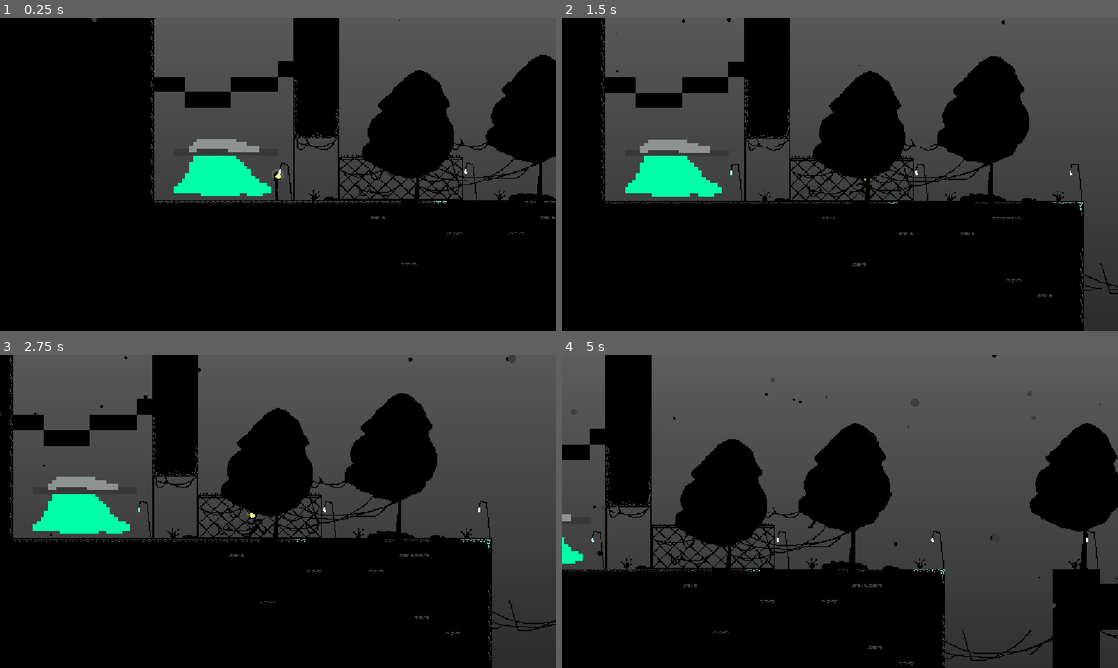
Above: before the commit, frames 1-4 (two rows, left to right).
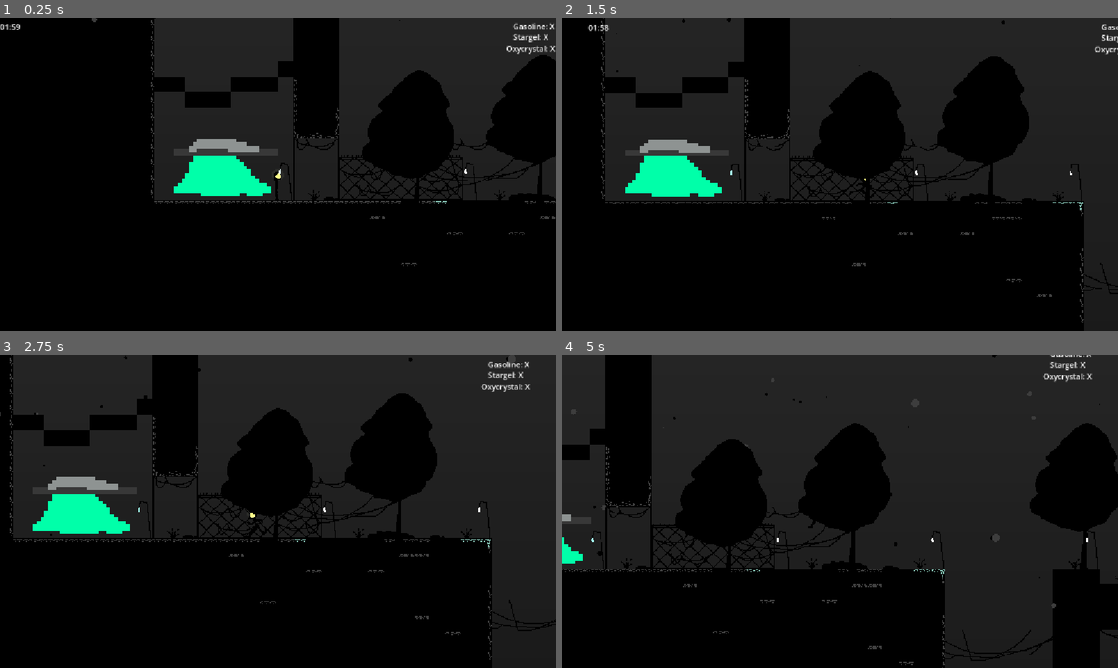
Above: after the commit, the same moments.

Repository: RainbowDash0804/Haven-Game
Game: Godot game, scene res://world.tscn
The game is run twice, just before and just after one commit, with the same random seed, the same clock (stepped at 60 frames per second) and the same inputs. The project has no main scene, so this scene is started directly.
Inputs:
- Up to frame 1 (0.25 s): no input
- Up to frame 2 (1.5 s): tap Enter (ui_accept) at 0.5, 0.77 s; hold Right (ui_right) from 0.53 s (still down)
- Up to frame 3 (2.75 s): tap Enter (ui_accept) at 1.52 s; release Right (ui_right) at 2.03 s; hold Left (ui_left) from 2.03 s (still down)
- Up to frame 4 (5 s): release Left (ui_left) at 2.78 s; hold Right (ui_right) 2.78-4.28 s; tap Enter (ui_accept) at 3.02, 3.77, 4.52 s; hold Left (ui_left) from 4.28 s (still down)

The runs differ from the first frame. In frame 1, 27% of the frame differs, in the area x 0-100%, y 0-59%; in frame 2, 39%; in frame 3, 43%; in frame 4, 53%, in the area x 0-100%, y 0-87%.

Commit message:
ganme

Diff:
--- a/bounce/bounce_man.tscn
+++ b/bounce/bounce_man.tscn
@@ -3,6 +3,7 @@
 [ext_resource type="Texture2D" uid="uid://cj4ahg1737uli" path="res://New Piskel (1).png" id="1_7soc0"]
 [ext_resource type="Script" uid="uid://cnlomgcgwvw8b" path="res://character_body_2d.gd" id="1_53rx0"]
 [ext_resource type="Texture2D" uid="uid://i050ywhvfapa" path="res://circle-symbol-graphic-free-png.webp" id="2_53rx0"]
+[ext_resource type="Script" uid="uid://dfuo2v2ruwf5u" path="res://timer.gd" id="4_wcbwc"]
 
 [sub_resource type="RectangleShape2D" id="RectangleShape2D_6hadj"]
 size = Vector2(15, 58)
@@ -92,6 +93,8 @@
 "speed": 10.0
 }]
 
+[sub_resource type="Theme" id="Theme_6hadj"]
+
 [node name="BounceMan" type="Node2D" unique_id=507666928]
 
 [node name="CharacterBody2D" type="CharacterBody2D" parent="." unique_id=1331981265]
@@ -140,3 +143,40 @@
 animation = &"Idle"
 autoplay = "Idle"
 frame_progress = 0.019960906
+
+[node name="GasLabel" type="Label" parent="CharacterBody2D" unique_id=1431018459]
+offset_left = 487.0
+offset_top = -322.0
+offset_right = 573.0
+offset_bottom = -299.0
+theme = SubResource("Theme_6hadj")
+text = "Gasoline: X"
+
+[node name="StargelLabel" type="Label" parent="CharacterBody2D" unique_id=1371769843]
+offset_left = 487.0
+offset_top = -300.0
+offset_right = 573.0
+offset_bottom = -277.0
+theme = SubResource("Theme_6hadj")
+text = "Stargel: X"
+
+[node name="OxyCrylabel" type="Label" parent="CharacterBody2D" unique_id=897464471]
+offset_left = 473.0
+offset_top = -276.0
+offset_right = 573.0
+offset_bottom = -253.0
+theme = SubResource("Theme_6hadj")
+text = "Oxycrystal: X"
+
+[node name="Timer" type="Label" parent="CharacterBody2D" unique_id=1481886962]
+offset_left = -576.0
+offset_top = -321.0
+offset_right = -476.0
+offset_bottom = -298.0
+theme = SubResource("Theme_6hadj")
+text = "00:00:00"
+script = ExtResource("4_wcbwc")
+
+[node name="Timer" type="Timer" parent="CharacterBody2D/Timer" unique_id=1273103032]
+wait_time = 120.0
+autostart = true
--- /dev/null
+++ b/bounce/button.gd
@@ -0,0 +1,11 @@
+extends Button
+
+
+# Called when the node enters the scene tree for the first time.
+func _ready() -> void:
+	pass # Replace with function body.
+
+
+# Called every frame. 'delta' is the elapsed time since the previous frame.
+func _process(delta: float) -> void:
+	pass
--- /dev/null
+++ b/bounce/death.tscn
@@ -0,0 +1,20 @@
+[gd_scene format=3 uid="uid://bqowrf5scavyg"]
+
+[ext_resource type="Texture2D" uid="uid://dahiucui64sxh" path="res://New Piskel-1.png(1).png" id="1_qemge"]
+
+[node name="Death" type="Node2D" unique_id=692358383]
+
+[node name="NewPiskel1_png(1)" type="Sprite2D" parent="." unique_id=1628145485]
+texture_filter = 1
+position = Vector2(592, 334)
+scale = Vector2(16.539795, 7.882364)
+texture = ExtResource("1_qemge")
+
+[node name="Label" type="Label" parent="NewPiskel1_png(1)" unique_id=11927189]
+texture_filter = 1
+offset_left = -35.732002
+offset_top = -42.499947
+offset_right = 73.268
+offset_bottom = -19.499947
+scale = Vector2(0.39679417, 0.56169033)
+text = "Out of oxygen"
--- a/bounce/gasoline.tscn
+++ b/bounce/gasoline.tscn
@@ -2,15 +2,13 @@
 
 [ext_resource type="Texture2D" uid="uid://bkd5f15j8hva" path="res://Gasoline.png" id="1_anp12"]
 
-[sub_resource type="RectangleShape2D" id="RectangleShape2D_6hadj"]
+[sub_resource type="RectangleShape2D" id="RectangleShape2D_i4p16"]
 
-[node name="Gasoline" type="Node2D" unique_id=682095926]
+[node name="Gasoline" type="Area2D" unique_id=2125424444]
+texture_filter = 1
 
-[node name="StaticBody2D" type="StaticBody2D" parent="." unique_id=562139822]
+[node name="CollisionShape2D" type="CollisionShape2D" parent="." unique_id=1826518509]
+shape = SubResource("RectangleShape2D_i4p16")
 
-[node name="CollisionShape2D" type="CollisionShape2D" parent="StaticBody2D" unique_id=1485439256]
-shape = SubResource("RectangleShape2D_6hadj")
-
-[node name="Sprite2D" type="Sprite2D" parent="StaticBody2D" unique_id=1303074219]
-texture_filter = 1
+[node name="Sprite2D" type="Sprite2D" parent="." unique_id=409831241]
 texture = ExtResource("1_anp12")
--- a/bounce/oxy_crystal.tscn
+++ b/bounce/oxy_crystal.tscn
@@ -4,13 +4,11 @@
 
 [sub_resource type="RectangleShape2D" id="RectangleShape2D_6hadj"]
 
-[node name="OxyCrystal" type="Node2D" unique_id=2027466863]
+[node name="Oxycrystal" type="Area2D" unique_id=173441786]
 
-[node name="StaticBody2D" type="StaticBody2D" parent="." unique_id=2008683999]
-
-[node name="CollisionShape2D" type="CollisionShape2D" parent="StaticBody2D" unique_id=1152147301]
-shape = SubResource("RectangleShape2D_6hadj")
-
-[node name="Sprite2D" type="Sprite2D" parent="StaticBody2D" unique_id=1066390162]
+[node name="Sprite2D" type="Sprite2D" parent="." unique_id=2094734208]
 texture_filter = 1
 texture = ExtResource("1_cdwae")
+
+[node name="CollisionShape2D" type="CollisionShape2D" parent="." unique_id=1246925708]
+shape = SubResource("RectangleShape2D_6hadj")
--- /dev/null
+++ b/bounce/star_gel.tscn
@@ -0,0 +1,14 @@
+[gd_scene format=3 uid="uid://bophctxoghdrk"]
+
+[ext_resource type="Texture2D" uid="uid://t73f4nn0kh1a" path="res://Stargel.png" id="1_1exm5"]
+
+[sub_resource type="RectangleShape2D" id="RectangleShape2D_6hadj"]
+
+[node name="Stargel" type="Area2D" unique_id=195247169]
+
+[node name="CollisionShape2D" type="CollisionShape2D" parent="." unique_id=109758993]
+shape = SubResource("RectangleShape2D_6hadj")
+
+[node name="Sprite2D" type="Sprite2D" parent="." unique_id=1376775418]
+texture_filter = 1
+texture = ExtResource("1_1exm5")
--- /dev/null
+++ b/bounce/timer.gd
@@ -0,0 +1,19 @@
+extends Label
+@onready var label = $"."
+@onready var timer = $Timer
+
+# Called when the node enters the scene tree for the first time.
+func _ready() -> void:
+	timer.timeout.connect(timeranout)
+	pass # Replace with function body.
+func timeranout() -> void:
+	get_tree().change_scene_to_file("res://death.tscn")
+
+func time_left_to_live():
+	var timeLeft = timer.time_left
+	var minute = floor(timeLeft / 60)
+	var second = int(timeLeft) % 60
+	return [minute, second]
+# Called every frame. 'delta' is the elapsed time since the previous frame.
+func _process(delta: float) -> void:
+	label.text = "%02d:%02d" % time_left_to_live()
--- /dev/null
+++ b/bounce/title_screen.tscn
@@ -0,0 +1,30 @@
+[gd_scene format=3 uid="uid://b41s1xyyrtihp"]
+
+[ext_resource type="Script" uid="uid://c7lpyrev6iy0t" path="res://button.gd" id="1_v6p8y"]
+
+[node name="TitleScreen" type="Node2D" unique_id=192891002]
+
+[node name="Label" type="Label" parent="." unique_id=808381987]
+offset_left = 291.0
+offset_top = 173.59505
+offset_right = 453.0
+offset_bottom = 196.59505
+scale = Vector2(2.7140954, -2.3736978)
+text = "ITS TIME TO BOUNCE"
+
+[node name="Label2" type="Label" parent="." unique_id=665640372]
+offset_left = 291.0
+offset_top = 173.59505
+offset_right = 453.0
+offset_bottom = 196.59505
+scale = Vector2(3.7389085, 2.12002)
+text = "ITS TIME TO BOUNCE"
+
+[node name="Button" type="Button" parent="." unique_id=202076518]
+offset_left = 442.0
+offset_top = 353.0
+offset_right = 483.0
+offset_bottom = 384.0
+scale = Vector2(4.8673053, 2.426143)
+text = "Play"
+script = ExtResource("1_v6p8y")
--- /dev/null
+++ b/bounce/world.gd
@@ -0,0 +1,11 @@
+extends Node2D
+
+
+# Called when the node enters the scene tree for the first time.
+func _ready() -> void:
+	pass # Replace with function body.
+
+
+# Called every frame. 'delta' is the elapsed time since the previous frame.
+func _process(delta: float) -> void:
+	pass
--- a/bounce/world.tscn
+++ b/bounce/world.tscn
@@ -1,9 +1,13 @@
 [gd_scene format=3 uid="uid://16xrk017pjdl"]
 
+[ext_resource type="Script" uid="uid://dr46or2pnoqbn" path="res://world.gd" id="1_dwbse"]
 [ext_resource type="Texture2D" uid="uid://c0jlf62slhnp0" path="res://New Piskel-1.png.png" id="1_fj7yv"]
 [ext_resource type="Texture2D" uid="uid://i050ywhvfapa" path="res://circle-symbol-graphic-free-png.webp" id="2_tlwt5"]
 [ext_resource type="PackedScene" uid="uid://drd5key3beu8a" path="res://bounce_man.tscn" id="3_tlwt5"]
 [ext_resource type="Texture2D" uid="uid://tyv1dfj33a6j" path="res://SHip.png" id="4_aqk2v"]
+[ext_resource type="PackedScene" uid="uid://cp50oc2r41kgu" path="res://gasoline.tscn" id="5_pkg7o"]
+[ext_resource type="PackedScene" uid="uid://bophctxoghdrk" path="res://star_gel.tscn" id="7_gbfbk"]
+[ext_resource type="PackedScene" uid="uid://ct6a8nfl3ne2a" path="res://oxy_crystal.tscn" id="8_gbfbk"]
 
 [sub_resource type="TileSetAtlasSource" id="TileSetAtlasSource_aqk2v"]
 resource_name = "WorldMap"
@@ -348,10 +352,12 @@
 sources/0 = SubResource("TileSetAtlasSource_aqk2v")
 
 [sub_resource type="Gradient" id="Gradient_tlwt5"]
+colors = PackedColorArray(0, 0, 0, 1, 0.28729492, 0.28729492, 0.2872949, 1)
 
 [sub_resource type="GradientTexture2D" id="GradientTexture2D_i4p16"]
 gradient = SubResource("Gradient_tlwt5")
-fill_from = Vector2(1, 0.72254336)
+fill_from = Vector2(1, 0.9364162)
+fill_to = Vector2(0.99710983, 0)
 
 [sub_resource type="Gradient" id="Gradient_aqk2v"]
 offsets = PackedFloat32Array(0, 0.9962963)
@@ -360,7 +366,11 @@
 [sub_resource type="GradientTexture1D" id="GradientTexture1D_7xoj5"]
 gradient = SubResource("Gradient_aqk2v")
 
+[sub_resource type="RectangleShape2D" id="RectangleShape2D_6hadj"]
+size = Vector2(22.163424, 16.395504)
+
 [node name="World" type="Node2D" unique_id=651097426]
+script = ExtResource("1_dwbse")
 
 [node name="TileMap" type="TileMap" parent="." unique_id=1459018549]
 texture_filter = 1
@@ -523,9 +533,24 @@
 scale = Vector2(2.0566409, 1064.5)
 texture = SubResource("GradientTexture1D_7xoj5")
 
-[node name="Sprite2D4" type="Sprite2D" parent="." unique_id=761867562]
+[node name="Ship" type="Sprite2D" parent="." unique_id=761867562]
 z_index = -5
 texture_filter = 1
 position = Vector2(17.5, 309.75)
 scale = Vector2(8.03125, 6.953125)
 texture = ExtResource("4_aqk2v")
+
+[node name="Area2D" type="Area2D" parent="Ship" unique_id=275815753]
+
+[node name="CollisionShape2D" type="CollisionShape2D" parent="Ship/Area2D" unique_id=709296359]
+position = Vector2(-0.9338521, 6.7955055)
+shape = SubResource("RectangleShape2D_6hadj")
+
+[node name="Gasoline" parent="." unique_id=682095926 instance=ExtResource("5_pkg7o")]
+position = Vector2(1208, 748)
+
+[node name="StarGel" parent="." unique_id=1926369289 instance=ExtResource("7_gbfbk")]
+position = Vector2(1215, 1614)
+
+[node name="OxyCrystal" parent="." unique_id=2027466863 instance=ExtResource("8_gbfbk")]
+position = Vector2(1152, 2304)
Binary file added: bounce/New Piskel-1.png(1).png
Not shown, added: bounce/New Piskel-1.png(1).png.import
Not shown, added: bounce/button.gd.uid
Not shown, added: bounce/timer.gd.uid
Not shown, added: bounce/world.gd.uid
